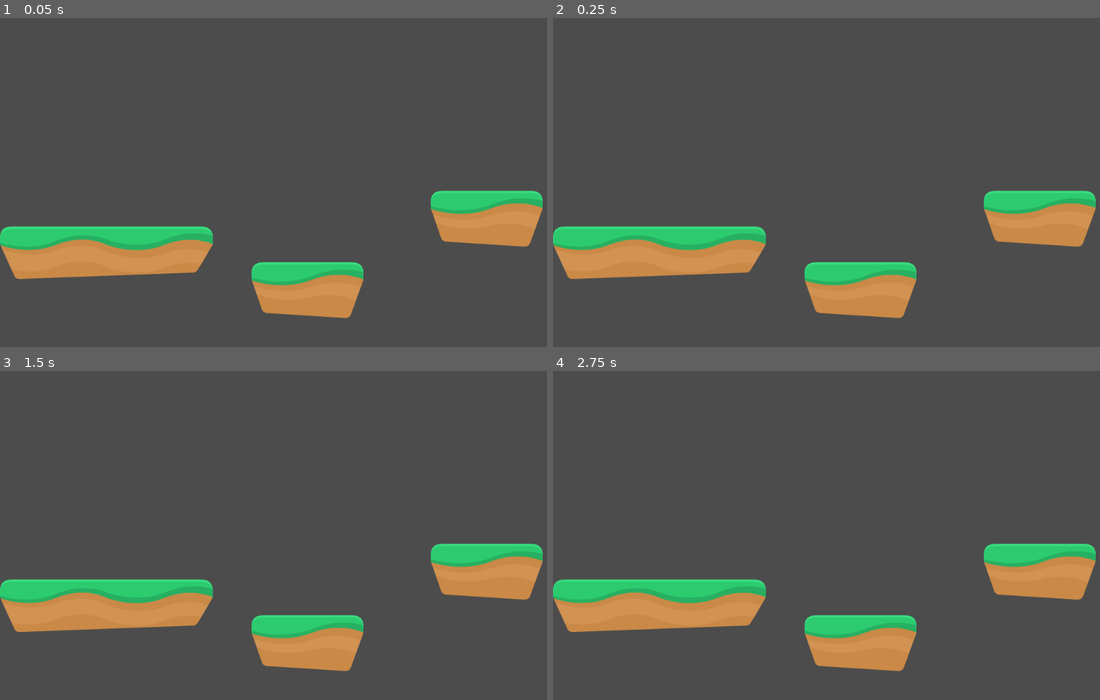
Above: before the commit, frames 1-4 (two rows, left to right).
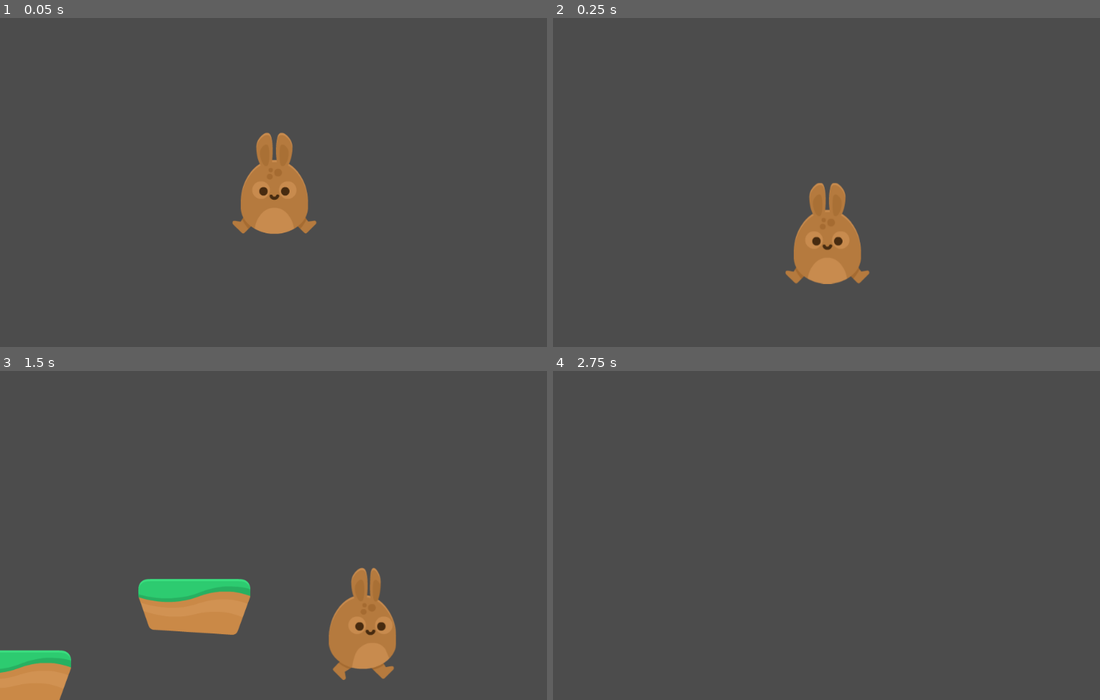
Above: after the commit, the same moments.

Repository: skupson/hoppy_days
Game: Godot game, scene res://Scenes/Levels/Level One.tscn
The game is run twice, just before and just after one commit, with the same random seed, the same clock (stepped at 60 frames per second) and the same inputs.
Inputs:
- Up to frame 1 (0.05 s): no input
- Up to frame 2 (0.25 s): no input
- Up to frame 3 (1.5 s): hold D (right) from 0.53 s (still down); tap Space (jump) at 0.77 s
- Up to frame 4 (2.75 s): tap Space (jump) at 1.52 s; release D (right) at 2.03 s; hold A (left) from 2.03 s (still down)

The runs differ from the first frame. In frame 1, 15% of the frame differs, in the area x 0-100%, y 34-92%; in frame 2, 14%; in frame 3, 15%, in the area x 0-100%, y 52-100%; in frame 4, 12%.

Commit message:
Named the layers for collision, added camera

Diff:
--- a/Scenes/Levels/Level One.tscn
+++ b/Scenes/Levels/Level One.tscn
@@ -10,5 +10,6 @@
 
 [node name="TileMap" type="TileMap" parent="."]
 tile_set = ExtResource( 2 )
+collision_layer = 2
 format = 1
 tile_data = PoolIntArray( 327692, 3, 0, 393216, 2, 0, 458759, 3, 0 )
--- a/Scenes/Player/Player.tscn
+++ b/Scenes/Player/Player.tscn
@@ -7,10 +7,6 @@
 [ext_resource path="res://Assets/GFX/Players/bunny1_walk2.png" type="Texture" id=5]
 [ext_resource path="res://Assets/GFX/Players/bunny1_hurt.png" type="Texture" id=6]
 [ext_resource path="res://Scenes/Player/AnimatedSprite.gd" type="Script" id=7]
-
-[sub_resource type="CapsuleShape2D" id=1]
-radius = 60.595
-height = 112.01
 
 [sub_resource type="SpriteFrames" id=2]
 animations = [ {
@@ -35,20 +31,29 @@
 "speed": 5.0
 } ]
 
+[sub_resource type="RectangleShape2D" id=3]
+extents = Vector2( 60.3311, 115.004 )
+
 [node name="Player" type="KinematicBody2D"]
 position = Vector2( 497.701, 189.026 )
+collision_mask = 2
 script = ExtResource( 2 )
 __meta__ = {
 "_edit_group_": true
 }
 
-[node name="CollisionShape2D" type="CollisionShape2D" parent="."]
-position = Vector2( 0, 20.976 )
-scale = Vector2( 1, 0.7 )
-shape = SubResource( 1 )
-
 [node name="AnimatedSprite" type="AnimatedSprite" parent="."]
 frames = SubResource( 2 )
 animation = "hurt"
 script = ExtResource( 7 )
+
+[node name="CollisionShape2D" type="CollisionShape2D" parent="."]
+position = Vector2( 0, 20.976 )
+scale = Vector2( 1, 0.7 )
+shape = SubResource( 3 )
+
+[node name="Camera2D" type="Camera2D" parent="."]
+current = true
+limit_left = 0
+smoothing_enabled = true
 [connection signal="animate" from="." to="AnimatedSprite" method="_on_Player_animate"]
--- a/project.godot
+++ b/project.godot
@@ -37,6 +37,11 @@
  ]
 }
 
+[layer_names]
+
+2d_physics/layer_1="Player"
+2d_physics/layer_2="Terrain"
+
 [rendering]
 
 environment/default_environment="res://default_env.tres"
